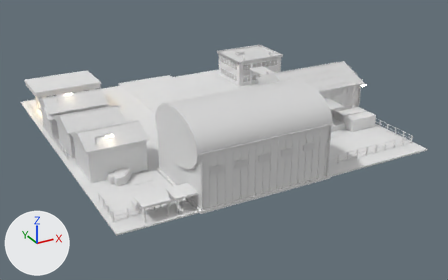
One commit to the FBX model Assets/Art/KayseriIsland/Models/Ruby/Phase2/Market_P2.fbx: the scene before it, then after it.
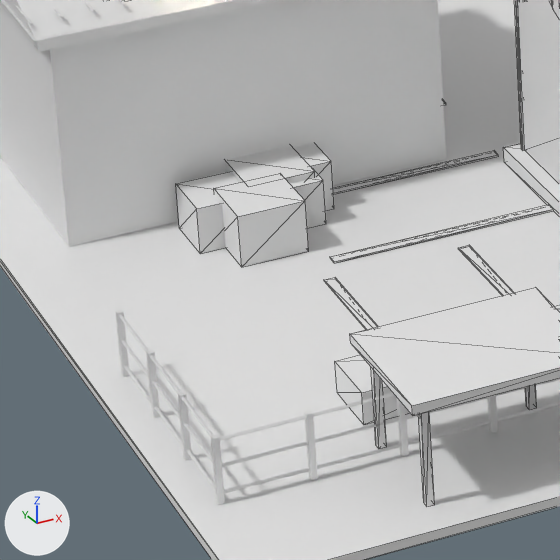
The first picture shows the older version from a 50 mm camera at (-63.4, -252.7, 62.1) aimed at (1.9, -133.9, 2.7). The close-ups show the older and then the newer version on the part from 18% to 37% of the width and 52% to 82% of the height of that picture. Only the edits that show in the close-ups are written down. Arrows for +X, +Y and +Z are at lower left; the lights stay in place. The close-ups show mesh edges as thin lines. Where no turn or scale is listed for an object, it has been applied to the vertices. Vertices at exactly the same position are counted once.

The first close-up shows 'Market.Bays', 'Market.Fence', 'Market.Goods', 'Market.Pad', 'Market.Shop2', 'Market.Stalls', 'Market.WH1'.
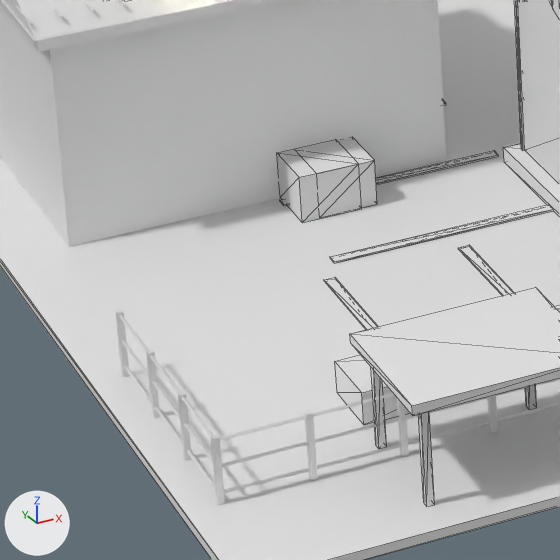
Pixel boxes (x1, y1, x2, y2) of what changed, in the close-ups (560 x 560 px; the box of a moved part takes in the faces that stretch with it):
'Market.Goods', reshaped: before (176, 143, 334, 267); after (277, 137, 377, 223)
part 1 of me_market_goods_001, moved or reshaped (not visible afterwards): before (293, 143, 334, 211)
part 2 of me_market_goods_001, moved or reshaped (not visible before): after (338, 137, 377, 208)
part 3 of me_market_goods_001, moved or reshaped (not visible afterwards): before (225, 146, 315, 187)
part 4 of me_market_goods_001, moved or reshaped (not visible afterwards): before (214, 178, 309, 267)
part 5 of me_market_goods_001, moved or reshaped: before (176, 172, 239, 254); after (277, 140, 362, 223)
part 6 of me_market_goods_001, moved or reshaped (not visible afterwards): before (290, 169, 326, 228)

The edits, one by one:
me_market_goods_001 is used by ob_market_goods; location (0.0, 0.0, 5.0).
me_market_goods_001 had 120 vertices, 180 faces and spanned x -30.7..34.5, y -149.5..-136.0, z 0.3..3.3.
me_market_goods_001 now has 120 vertices, 180 faces and spans x -30.7..34.5, y -149.5..-135.8, z 0.3..3.3.
me_market_goods_001 part 1: the loose piece of 8 vertices spanning x -28.2..-26.2, y -146.4..-144.5, z 0.3..1.9 is moved by (-2.2, 3.4, 0.0).
me_market_goods_001 part 2: the loose piece of 8 vertices spanning x -29.8..-28.3, y -144.3..-142.9, z 0.3..1.5 is scaled about its middle by 1.24, then moved by (3.2, -2.3, 0.1).
me_market_goods_001 part 3: the loose piece of 8 vertices spanning x -29.0..-27.0, y -147.0..-144.9, z 0.3..2.0 is scaled about its middle by 0.747, then moved by (-0.6, 7.8, -0.2).
me_market_goods_001 part 4: the loose piece of 8 vertices spanning x -30.0..-27.9, y -148.7..-146.6, z 0.3..2.0 is scaled about its middle by 0.865, then moved by (2.4, 7.7, -0.1).
me_market_goods_001 part 5: the loose piece of 8 vertices spanning x -30.7..-28.9, y -147.3..-145.4, z 0.3..1.8 is moved by (3.4, 0.4, 0.0).
me_market_goods_001 part 6: the loose piece of 8 vertices spanning x -28.6..-26.8, y -147.3..-145.5, z 0.3..1.8 is moved by (-1.9, 8.4, 0.1).
Other edits to the shape of me_market_goods_001 do not show in these pictures.
